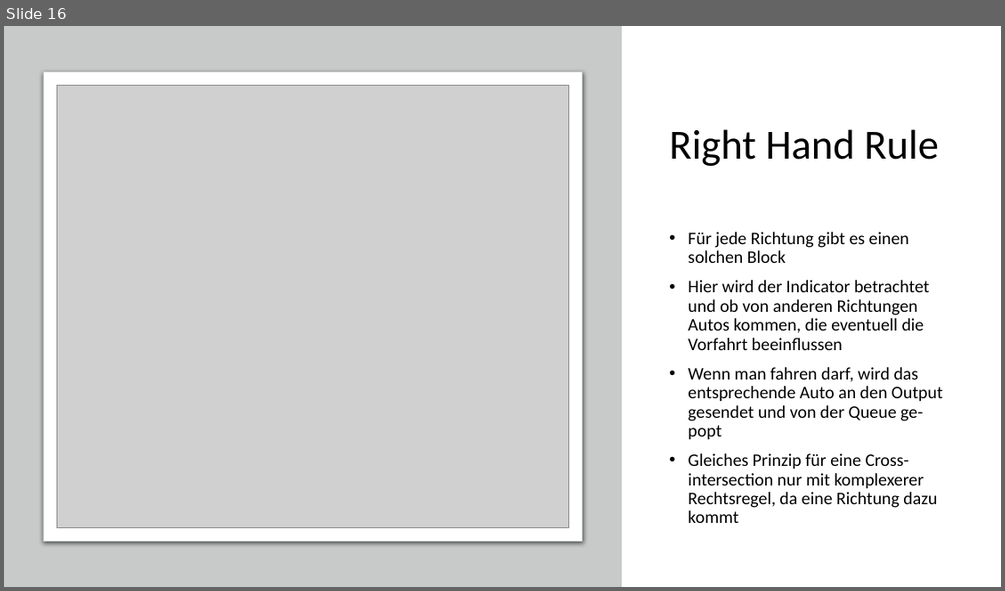
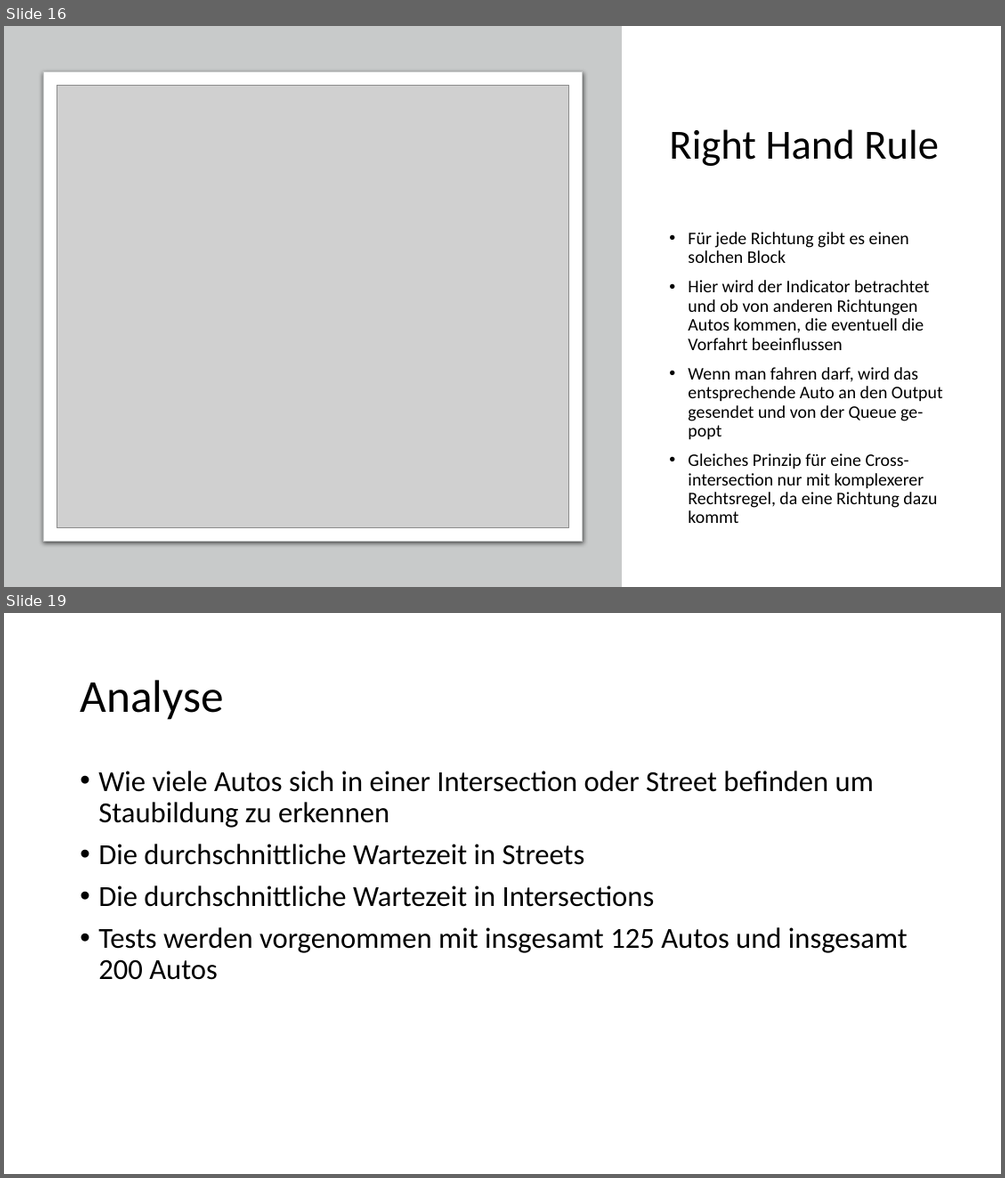
Before and after one commit to code-drey/car_simulation, a slide deck: Presentation/Traffic-flow-modeling-and-analysis.pptx. Shown one above the other, each under a label of ours: slide 16 before the commit, slides 16 and 19 after it; the slides between them are not shown. The pictures are 1005x591 and 1005x1178 pixels, drawn with LibreOffice and Linux fonts; fonts in the diff are those of the drawing; grey boxes stand for pictures. Boxes give left, top, right and bottom in pixels: in the first picture for what was removed or moved away, otherwise in the second. Text is boxed around its words. In the diff, an @@ line names an element or a change of style, - is before the commit and + after.

```diff
--- a/Presentation/Traffic-flow-modeling-and-analysis.pptx
+++ b/Presentation/Traffic-flow-modeling-and-analysis.pptx
@@ slide 19 added at [4,613,1001,1174], background #FFFFFF @@
@@ title added at [80,680,223,720], 44 pt, text #000000 @@
+Analyse
@@ text added at [98,771,907,980], 28 pt, text #000000 @@
+• Wie viele Autos sich in einer Intersection oder Street befinden um Staubildung zu erkennen
+• Die durchschnittliche Wartezeit in Streets
+• Die durchschnittliche Wartezeit in Intersections
+• Tests werden vorgenommen mit insgesamt 125 Autos und insgesamt 200 Autos
```
Also in this commit, not shown: 6 other slides added, 1 slide removed.
